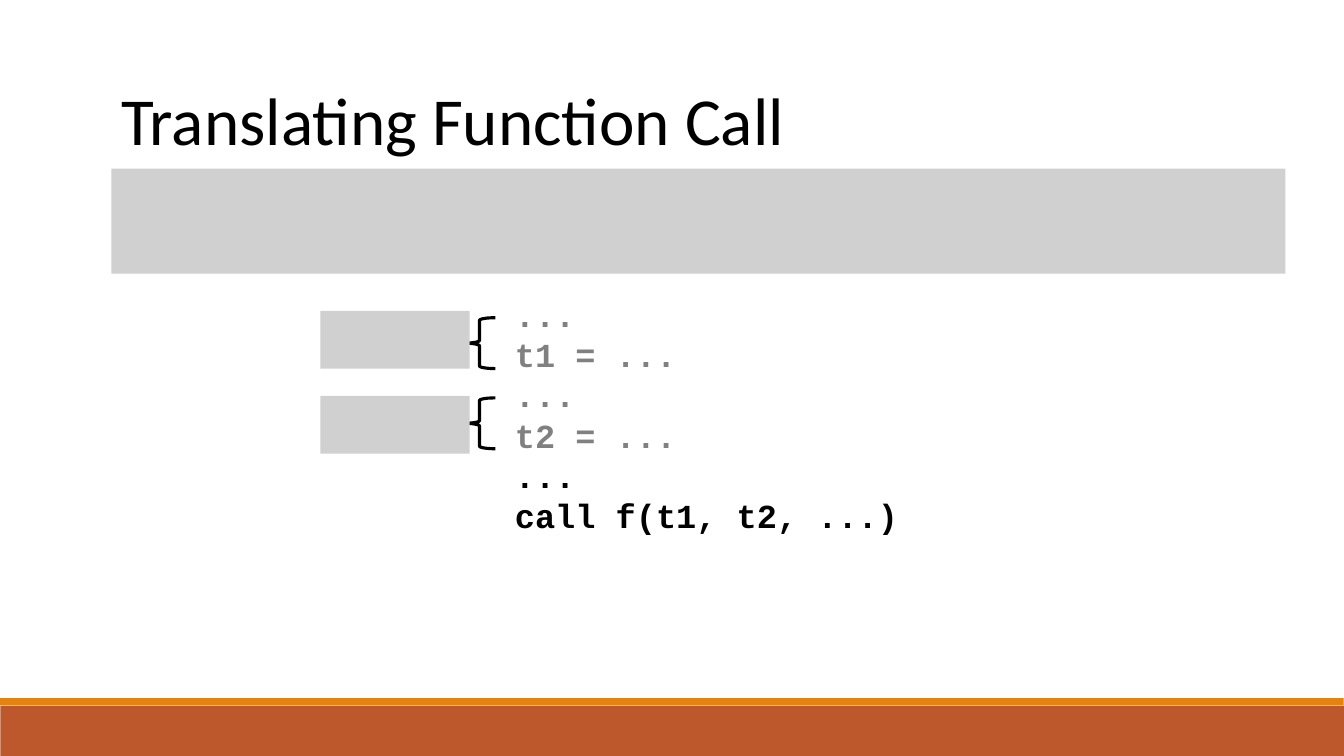
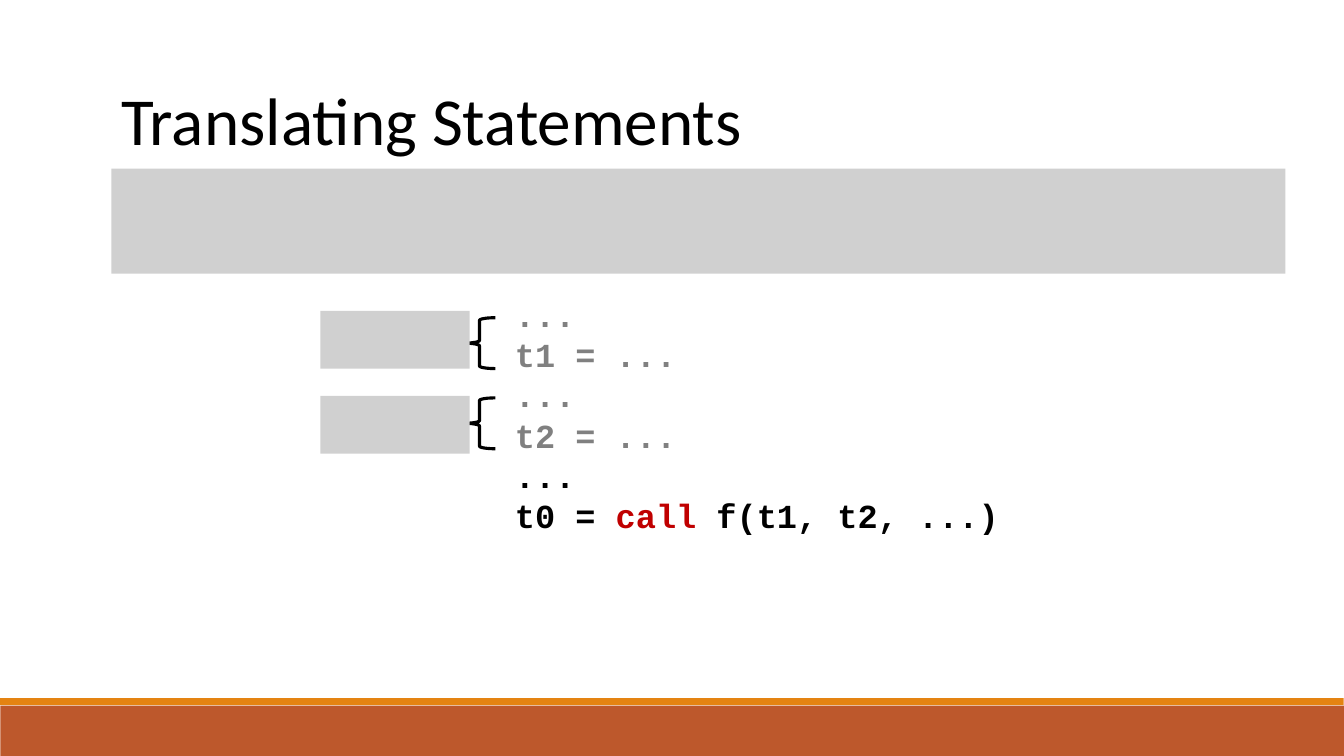
Before and after one commit to raghadzeidan/COMPILATION_TAU_FOR_STUDENTS, a slide deck: slide 18 of new_slides/IR.pptx. Drawn at 1344x756 pixels with LibreOffice and Linux fonts; fonts in the diff are those of the drawing; grey boxes stand for pictures. Boxes give left, top, right and bottom in pixels: in the first picture for what was removed or moved away, otherwise in the second. Text is boxed around its words. In the diff, an @@ line names an element or a change of style, - is before the commit and + after.

```diff
--- a/new_slides/IR.pptx
+++ b/new_slides/IR.pptx
@@ text at box(121, 98, 742, 157): text changed @@
-Translating Function Call
+Translating Statements
@@ text at box(515, 504, 898, 535): text changed @@
-call f(t1, t2, ...)
+t0 = call f(t1, t2, ...)
```
Also in this commit, not shown: 3 other slides changed, 3 slides added, 1 other file.
